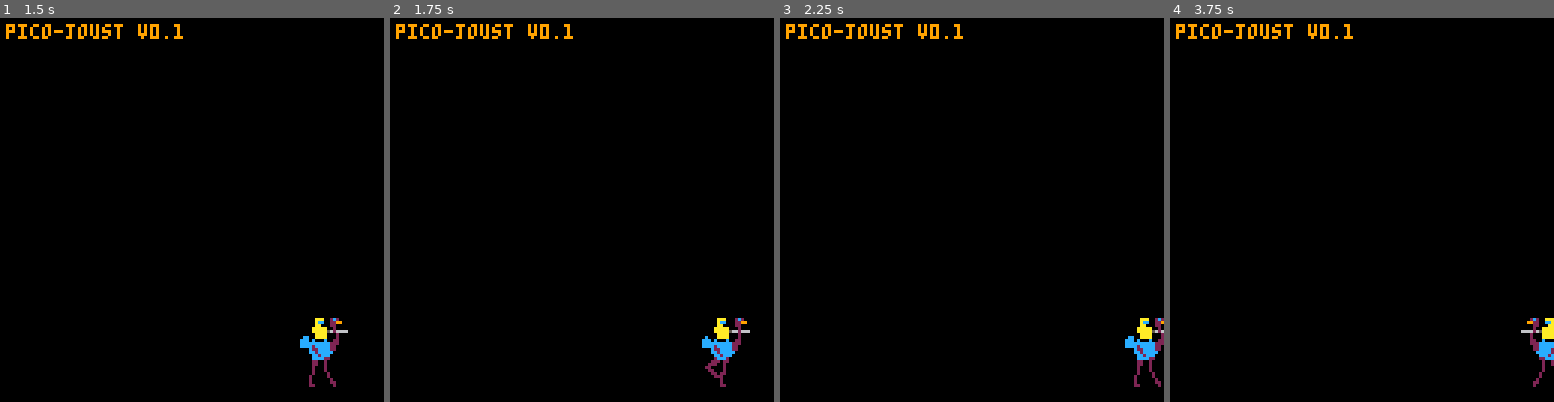
Above: before the commit, frames 1-4 (left to right).
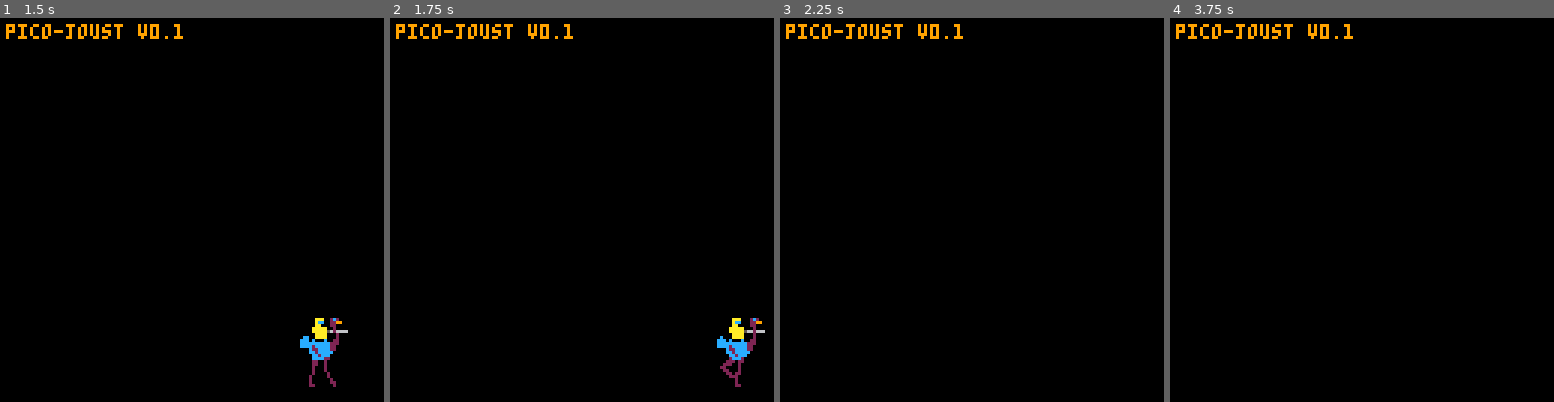
Above: after the commit, the same moments.

Repository: zach2good/PICO-8
Game: PICO-8 cartridge joust.p8
Same seed, same stepped clock (60 frames per second), same inputs: the game is played once before the commit and once after it.
Inputs:
- Up to frame 1 (1.5 s): no input
- Up to frame 2 (1.75 s): hold Right from 1.6 s (still down)
- Up to frame 3 (2.25 s): release Right at 2.1 s; hold Up from 2.15 s (still down)
- Up to frame 4 (3.75 s): release Up at 2.42 s; hold Right 2.47-3.03 s; hold Left 3.08-3.58 s; hold Down from 3.63 s (still down)

Frame 1 is identical in both runs. In frame 2, 1.2% of the frame differs, in the area x 81-98%, y 78-97%; in frame 3, 0.8%; in frame 4, 0.6%.

Commit message:
Joust: Added jump

Diff:
--- a/joust.p8
+++ b/joust.p8
@@ -1,7 +1,7 @@
 pico-8 cartridge // http://www.pico-8.com
 version 5
 __lua__
--- hello world
+-- pico-joust
 -- zach toogood
 
 --------------------
@@ -9,7 +9,7 @@
 --------------------
 -- globals
 screen = {x=0, y=0, w=127, h=127}
-colors = {}
+colors = {black = 0}
 
 -- player 1 sprites
 sprite_1 = {frame = 0, x_size = 2, y_size = 3}
@@ -27,7 +27,7 @@
 anim = 0
 
 -- actors
-player_1 = {x = 100, y = 100, dx = 0, dy = 0, flip = false}
+player_1 = {x = 100, y = 100, dx = 0, dy = 0, flip = false, ground = false}
 player_2 = {x = 100, y = 100, dx = 0, dy = 0, flip = false}
 
 -- ticks
@@ -37,31 +37,58 @@
 -- main funcs
 --------------------
 function _init()
-
+ 	music(0, 1)
 end
 
 function _update()
+-- tick
 	t += 1
 
+-- inputs
 	if btn(0) then -- l
 		last_input = time()
-		player_1.x -= 1
+		player_1.dx -= 1
 		player_1.flip = true
 	end
 
 	if btn(1) then -- r
 		last_input = time()
-		player_1.x += 1
+		player_1.dx += 1
 		player_1.flip = false
 	end
 
 	if btn(2) then -- u
 		last_input = time()
+		player_1.dy -= 5 -- jump
+		player_1.ground = false
+		sfx(0)
 	end
 
 	if btn(3) then -- d
 		last_input = time()
 	end
+
+	-- gravity
+	 player_1.dy += 1
+
+	-- clamp velocitys
+	clamp(player_1.dx, 0, -2)
+	clamp(player_1.dy, 0, -1)
+
+	-- velocity
+	player_1.x += player_1.dx
+	player_1.y += player_1.dy
+
+	-- degrade
+	player_1.dx *= 0.9
+	player_1.dy *= 0.9
+
+	-- bounds
+	if player_1.y > 100 then
+		player_1.y = 100
+		player_1.ground = true
+	end
+
 end
 
 function _draw()
@@ -86,8 +113,11 @@
 	end
 
 	-- animations
-	spr(anim, player_1.x, player_1.y, 2, 3, player_1.flip, false)
-
+	if player_1.ground then
+		spr(anim, player_1.x, player_1.y, 2, 3, player_1.flip, false)
+	else
+		spr(10, player_1.x, player_1.y, 2, 3, player_1.flip, false)
+	end
 end
 
 --------------------
@@ -118,14 +148,14 @@
 end
 
 __gfx__
-00000aaa0002c20000000aaa0002c20000000aaa002c200000000aaa002c200000000aaa002c2000cc000aaa002c200000000aaa002c20000000000000000000
-00000acc0002299000000acc0002299000000acc0022990000000acc0022990000000acc00229900cccccacc0022990000000acc002299000000000000000000
-00000aa00002200000000aa00002200000000aa00022000000000aa00022000000000aa0002200002ccccaa00022000000000aa0002200000000000000000000
-0000aaaaa00020000000aaaaa00020000000aaaaa00200000000aaaaa00200000000aaaaa00200002ccccaaaa00200000000aaaaa00200000000000000000000
-0000aaaaa56626660000aaaaa56626660000aaaaa56266660000aaaaa56266660000aaaaa562666602ccccaaa56266600000aaaaa56266600000000000000000
-00000aaaa000200000000aaaa000200000000aaaa000200000000aaaa000200000000aaaa000200002ccccaaa002000000000aaaa00200000000000000000000
-0c000aaaa00020000c000aaaa00020000cc00aaaa00020000cc00aaaa00020000c000aaaa00020000022cccaa002000000000ccca00200000000000000000000
-ccc0c000c0022000ccc0c000c0022000ccc0c000c0022000ccc0c000c0022000ccc0c000c00220000c22ccccc0220000000ccccccc2200000000000000000000
+00000aaa0002c20000000aaa0002c20000000aaa002c200000000aaa002c200000000aaa002c2000cc000aaa002c200000000aaa02c200000000000000000000
+00000acc0002299000000acc0002299000000acc0022990000000acc0022990000000acc00229900cccccacc0022990000000acc022990000000000000000000
+00000aa00002200000000aa00002200000000aa00022000000000aa00022000000000aa0002200002ccccaa00022000000000aa0022000000000000000000000
+0000aaaaa00020000000aaaaa00020000000aaaaa00200000000aaaaa00200000000aaaaa00200002ccccaaaa00200000000aaaa0020000a0000000000000000
+0000aaaaa56626660000aaaaa56626660000aaaaa56266660000aaaaa56266660000aaaaa562666602ccccaaa56266660000aaaa5626666a0000000000000000
+00000aaaa000200000000aaaa000200000000aaaa000200000000aaaa000200000000aaaa000200002ccccaaa002000000000aaa0020000a0000000000000000
+0c000aaaa00020000c000aaaa00020000cc00aaaa00020000cc00aaaa00020000c000aaaa00020000022cccaa002000000000ccc0020000a0000000000000000
+ccc0c000c0022000ccc0c000c0022000ccc0c000c0022000ccc0c000c0022000ccc0c000c00220000c22ccccc0220000000cccccc220000c0000000000000000
 cccccccccc222000cccccccccc222000cccccccccc222000cccccccccc222000cccccccccc222000ccc22ccccc2200002ccccccccc2200000000000000000000
 cccc2ccccc220000cccc2ccccc220000cccc2ccccc220000cccc2ccccc220000cccc2ccccc220000cccc22cc2c20000022c2cccccc2000000000000000000000
 000c22cccc220000000c22cccc220000000c22cccc220000000c22cccc220000000c22cccc2200000ccccc22ccc00000022cccc2ccc000000000000000000000
@@ -251,164 +281,164 @@
 0000000000000000000000000000000000000000000000000000000000000000000000000000000000000000000000000000000000000000000000000000000000000000000000000000000000000000000000000000000000000000000000000000000000000000000000000000000000000000000000000000000000000000
 __map__
 0000000000000000000000000000000000000000000000000000000000000000000000000000000000000000000000000000000000000000000000000000000000000000000000000000000000000000000000000000000000000000000000000000000000000000000000000000000000000000000000000000000000000000
-0000000000000000000000000000000000000000000000000000000000000000000000000000000000000000000000000000000000000000000000000000000000000000000000000000000000000000000000000000000000000000000000000000000000000000000000000000000000000000000000000000000000000000
-0000000000000000000000000000000000000000000000000000000000000000000000000000000000000000000000000000000000000000000000000000000000000000000000000000000000000000000000000000000000000000000000000000000000000000000000000000000000000000000000000000000000000000
-0000000000000000000000000000000000000000000000000000000000000000000000000000000000000000000000000000000000000000000000000000000000000000000000000000000000000000000000000000000000000000000000000000000000000000000000000000000000000000000000000000000000000000
-0000000000000000000000000000000000000000000000000000000000000000000000000000000000000000000000000000000000000000000000000000000000000000000000000000000000000000000000000000000000000000000000000000000000000000000000000000000000000000000000000000000000000000
-0000000000000000000000000000000000000000000000000000000000000000000000000000000000000000000000000000000000000000000000000000000000000000000000000000000000000000000000000000000000000000000000000000000000000000000000000000000000000000000000000000000000000000
-0000000000000000000000000000000000000000000000000000000000000000000000000000000000000000000000000000000000000000000000000000000000000000000000000000000000000000000000000000000000000000000000000000000000000000000000000000000000000000000000000000000000000000
-0000000000000000000000000000000000000000000000000000000000000000000000000000000000000000000000000000000000000000000000000000000000000000000000000000000000000000000000000000000000000000000000000000000000000000000000000000000000000000000000000000000000000000
-0000000000000000000000000000000000000000000000000000000000000000000000000000000000000000000000000000000000000000000000000000000000000000000000000000000000000000000000000000000000000000000000000000000000000000000000000000000000000000000000000000000000000000
-0000000000000000000000000000000000000000000000000000000000000000000000000000000000000000000000000000000000000000000000000000000000000000000000000000000000000000000000000000000000000000000000000000000000000000000000000000000000000000000000000000000000000000
-0000000000000000000000000000000000000000000000000000000000000000000000000000000000000000000000000000000000000000000000000000000000000000000000000000000000000000000000000000000000000000000000000000000000000000000000000000000000000000000000000000000000000000
-0000000000000000000000000000000000000000000000000000000000000000000000000000000000000000000000000000000000000000000000000000000000000000000000000000000000000000000000000000000000000000000000000000000000000000000000000000000000000000000000000000000000000000
-0000000000000000000000000000000000000000000000000000000000000000000000000000000000000000000000000000000000000000000000000000000000000000000000000000000000000000000000000000000000000000000000000000000000000000000000000000000000000000000000000000000000000000
-0000000000000000000000000000000000000000000000000000000000000000000000000000000000000000000000000000000000000000000000000000000000000000000000000000000000000000000000000000000000000000000000000000000000000000000000000000000000000000000000000000000000000000
-0000000000000000000000000000000000000000000000000000000000000000000000000000000000000000000000000000000000000000000000000000000000000000000000000000000000000000000000000000000000000000000000000000000000000000000000000000000000000000000000000000000000000000
-0000000000000000000000000000000000000000000000000000000000000000000000000000000000000000000000000000000000000000000000000000000000000000000000000000000000000000000000000000000000000000000000000000000000000000000000000000000000000000000000000000000000000000
-0000000000000000000000000000000000000000000000000000000000000000000000000000000000000000000000000000000000000000000000000000000000000000000000000000000000000000000000000000000000000000000000000000000000000000000000000000000000000000000000000000000000000000
-0000000000000000000000000000000000000000000000000000000000000000000000000000000000000000000000000000000000000000000000000000000000000000000000000000000000000000000000000000000000000000000000000000000000000000000000000000000000000000000000000000000000000000
-0000000000000000000000000000000000000000000000000000000000000000000000000000000000000000000000000000000000000000000000000000000000000000000000000000000000000000000000000000000000000000000000000000000000000000000000000000000000000000000000000000000000000000
-0000000000000000000000000000000000000000000000000000000000000000000000000000000000000000000000000000000000000000000000000000000000000000000000000000000000000000000000000000000000000000000000000000000000000000000000000000000000000000000000000000000000000000
-0000000000000000000000000000000000000000000000000000000000000000000000000000000000000000000000000000000000000000000000000000000000000000000000000000000000000000000000000000000000000000000000000000000000000000000000000000000000000000000000000000000000000000
-0000000000000000000000000000000000000000000000000000000000000000000000000000000000000000000000000000000000000000000000000000000000000000000000000000000000000000000000000000000000000000000000000000000000000000000000000000000000000000000000000000000000000000
-0000000000000000000000000000000000000000000000000000000000000000000000000000000000000000000000000000000000000000000000000000000000000000000000000000000000000000000000000000000000000000000000000000000000000000000000000000000000000000000000000000000000000000
-0000000000000000000000000000000000000000000000000000000000000000000000000000000000000000000000000000000000000000000000000000000000000000000000000000000000000000000000000000000000000000000000000000000000000000000000000000000000000000000000000000000000000000
-0000000000000000000000000000000000000000000000000000000000000000000000000000000000000000000000000000000000000000000000000000000000000000000000000000000000000000000000000000000000000000000000000000000000000000000000000000000000000000000000000000000000000000
-0000000000000000000000000000000000000000000000000000000000000000000000000000000000000000000000000000000000000000000000000000000000000000000000000000000000000000000000000000000000000000000000000000000000000000000000000000000000000000000000000000000000000000
-0000000000000000000000000000000000000000000000000000000000000000000000000000000000000000000000000000000000000000000000000000000000000000000000000000000000000000000000000000000000000000000000000000000000000000000000000000000000000000000000000000000000000000
-0000000000000000000000000000000000000000000000000000000000000000000000000000000000000000000000000000000000000000000000000000000000000000000000000000000000000000000000000000000000000000000000000000000000000000000000000000000000000000000000000000000000000000
-0000000000000000000000000000000000000000000000000000000000000000000000000000000000000000000000000000000000000000000000000000000000000000000000000000000000000000000000000000000000000000000000000000000000000000000000000000000000000000000000000000000000000000
-0000000000000000000000000000000000000000000000000000000000000000000000000000000000000000000000000000000000000000000000000000000000000000000000000000000000000000000000000000000000000000000000000000000000000000000000000000000000000000000000000000000000000000
-0000000000000000000000000000000000000000000000000000000000000000000000000000000000000000000000000000000000000000000000000000000000000000000000000000000000000000000000000000000000000000000000000000000000000000000000000000000000000000000000000000000000000000
-0000000000000000000000000000000000000000000000000000000000000000000000000000000000000000000000000000000000000000000000000000000000000000000000000000000000000000000000000000000000000000000000000000000000000000000000000000000000000000000000000000000000000000
-…(130 lines of a section not shown)…
+0040404040000000000000000000000000000000000000000000000000000000000000000000000000000000000000000000000000000000000000000000000000000000000000000000000000000000000000000000000000000000000000000000000000000000000000000000000000000000000000000000000000000000
+0041414141000000000000000000000000000000000000000000000000000000000000000000000000000000000000000000000000000000000000000000000000000000000000000000000000000000000000000000000000000000000000000000000000000000000000000000000000000000000000000000000000000000
+0042424200000000000000000000000000000000000000000000000000000000000000000000000000000000000000000000000000000000000000000000000000000000000000000000000000000000000000000000000000000000000000000000000000000000000000000000000000000000000000000000000000000000
+0000000000000000000000000000000000000000000000000000000000000000000000000000000000000000000000000000000000000000000000000000000000000000000000000000000000000000000000000000000000000000000000000000000000000000000000000000000000000000000000000000000000000000
+0000000000000000000000000000000000000000000000000000000000000000000000000000000000000000000000000000000000000000000000000000000000000000000000000000000000000000000000000000000000000000000000000000000000000000000000000000000000000000000000000000000000000000
+0000000000000000000000000000000000000000000000000000000000000000000000000000000000000000000000000000000000000000000000000000000000000000000000000000000000000000000000000000000000000000000000000000000000000000000000000000000000000000000000000000000000000000
+0000000000000000000000000000000000000000000000000000000000000000000000000000000000000000000000000000000000000000000000000000000000000000000000000000000000000000000000000000000000000000000000000000000000000000000000000000000000000000000000000000000000000000
+0000000000000000000000000000000000000000000000000000000000000000000000000000000000000000000000000000000000000000000000000000000000000000000000000000000000000000000000000000000000000000000000000000000000000000000000000000000000000000000000000000000000000000
+0000000000000000000000000000000000000000000000000000000000000000000000000000000000000000000000000000000000000000000000000000000000000000000000000000000000000000000000000000000000000000000000000000000000000000000000000000000000000000000000000000000000000000
+0000000000000000000000000000000000000000000000000000000000000000000000000000000000000000000000000000000000000000000000000000000000000000000000000000000000000000000000000000000000000000000000000000000000000000000000000000000000000000000000000000000000000000
+0000000000000000000000000000000000000000000000000000000000000000000000000000000000000000000000000000000000000000000000000000000000000000000000000000000000000000000000000000000000000000000000000000000000000000000000000000000000000000000000000000000000000000
+0000000000000000000000000000000000000000000000000000000000000000000000000000000000000000000000000000000000000000000000000000000000000000000000000000000000000000000000000000000000000000000000000000000000000000000000000000000000000000000000000000000000000000
+0000000000000000000000000000000000000000000000000000000000000000000000000000000000000000000000000000000000000000000000000000000000000000000000000000000000000000000000000000000000000000000000000000000000000000000000000000000000000000000000000000000000000000
+0000000000000000000000000000000000000000000000000000000000000000000000000000000000000000000000000000000000000000000000000000000000000000000000000000000000000000000000000000000000000000000000000000000000000000000000000000000000000000000000000000000000000000
+0000000000000000000000000000000000000000000000000000000000000000000000000000000000000000000000000000000000000000000000000000000000000000000000000000000000000000000000000000000000000000000000000000000000000000000000000000000000000000000000000000000000000000
+0000000000000000000000000000000000000000000000000000000000000000000000000000000000000000000000000000000000000000000000000000000000000000000000000000000000000000000000000000000000000000000000000000000000000000000000000000000000000000000000000000000000000000
+0000000000000000000000000000000000000000000000000000000000000000000000000000000000000000000000000000000000000000000000000000000000000000000000000000000000000000000000000000000000000000000000000000000000000000000000000000000000000000000000000000000000000000
+0000000000000000000000000000000000000000000000000000000000000000000000000000000000000000000000000000000000000000000000000000000000000000000000000000000000000000000000000000000000000000000000000000000000000000000000000000000000000000000000000000000000000000
+0000000000000000000000000000000000000000000000000000000000000000000000000000000000000000000000000000000000000000000000000000000000000000000000000000000000000000000000000000000000000000000000000000000000000000000000000000000000000000000000000000000000000000
+0000000000000000000000000000000000000000000000000000000000000000000000000000000000000000000000000000000000000000000000000000000000000000000000000000000000000000000000000000000000000000000000000000000000000000000000000000000000000000000000000000000000000000
+0000000000000000000000000000000000000000000000000000000000000000000000000000000000000000000000000000000000000000000000000000000000000000000000000000000000000000000000000000000000000000000000000000000000000000000000000000000000000000000000000000000000000000
+0000000000000000000000000000000000000000000000000000000000000000000000000000000000000000000000000000000000000000000000000000000000000000000000000000000000000000000000000000000000000000000000000000000000000000000000000000000000000000000000000000000000000000
+0000000000000000000000000000000000000000000000000000000000000000000000000000000000000000000000000000000000000000000000000000000000000000000000000000000000000000000000000000000000000000000000000000000000000000000000000000000000000000000000000000000000000000
+0000000000000000000000000000000000000000000000000000000000000000000000000000000000000000000000000000000000000000000000000000000000000000000000000000000000000000000000000000000000000000000000000000000000000000000000000000000000000000000000000000000000000000
+0000000000000000000000000000000000000000000000000000000000000000000000000000000000000000000000000000000000000000000000000000000000000000000000000000000000000000000000000000000000000000000000000000000000000000000000000000000000000000000000000000000000000000
+0000000000000000000000000000000000000000000000000000000000000000000000000000000000000000000000000000000000000000000000000000000000000000000000000000000000000000000000000000000000000000000000000000000000000000000000000000000000000000000000000000000000000000
+0000000000000000000000000000000000000000000000000000000000000000000000000000000000000000000000000000000000000000000000000000000000000000000000000000000000000000000000000000000000000000000000000000000000000000000000000000000000000000000000000000000000000000
+0000000000000000000000000000000000000000000000000000000000000000000000000000000000000000000000000000000000000000000000000000000000000000000000000000000000000000000000000000000000000000000000000000000000000000000000000000000000000000000000000000000000000000
+0000000000000000000000000000000000000000000000000000000000000000000000000000000000000000000000000000000000000000000000000000000000000000000000000000000000000000000000000000000000000000000000000000000000000000000000000000000000000000000000000000000000000000
+0000000000000000000000000000000000000000000000000000000000000000000000000000000000000000000000000000000000000000000000000000000000000000000000000000000000000000000000000000000000000000000000000000000000000000000000000000000000000000000000000000000000000000
+0000000000000000000000000000000000000000000000000000000000000000000000000000000000000000000000000000000000000000000000000000000000000000000000000000000000000000000000000000000000000000000000000000000000000000000000000000000000000000000000000000000000000000
+…(130 lines of a section not shown)…
Not shown, changed: the sound effects (__sfx__) section of joust.p8
